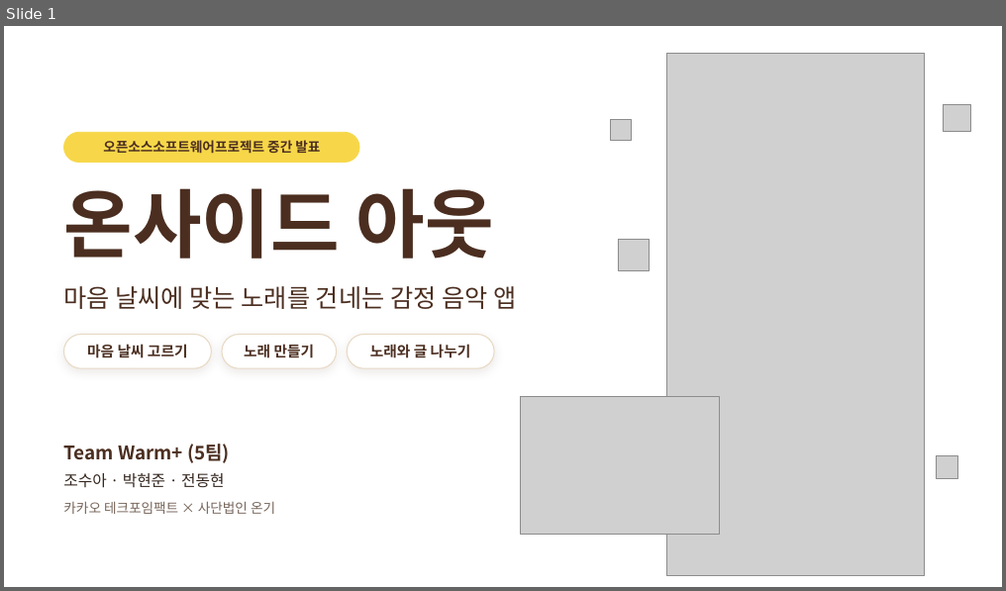
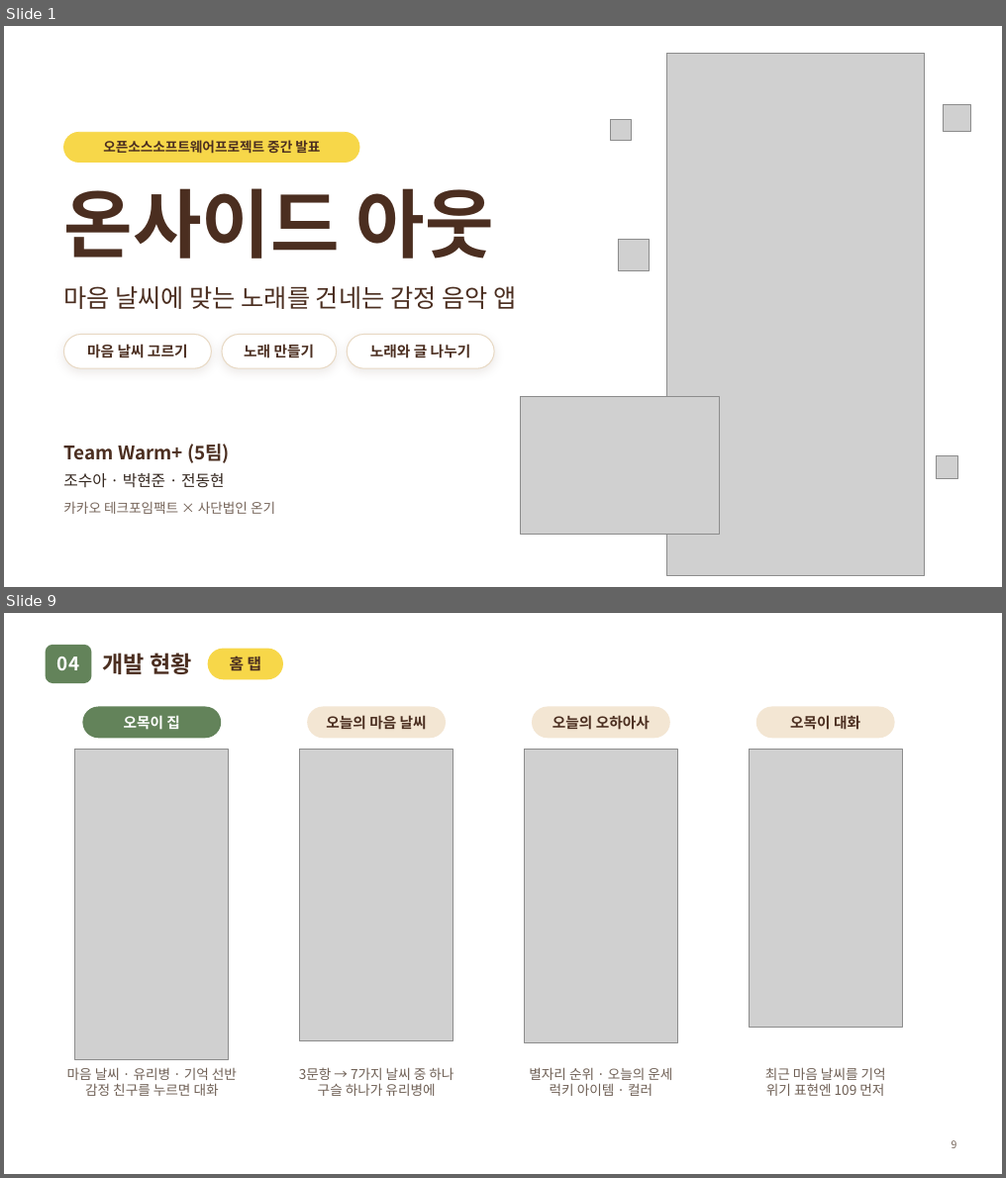
Before and after one commit to Auto-hyun/2026-2-OSSProj-Warmplus-05, a slide deck: doc/2_2_OSSProj_5_웜플러스_중간발표자료.pptx. Shown one above the other, each under a label of ours: slide 1 before the commit, slides 1 and 9 after it; the slides between them are not shown. The pictures are 1006x591 and 1006x1178 pixels, drawn with LibreOffice and Linux fonts; fonts in the diff are those of the drawing; grey boxes stand for pictures; background and template pictures are left out. Boxes give left, top, right and bottom in pixels: in the first picture for what was removed or moved away, otherwise in the second. Text is boxed around its words. In the diff, an @@ line names an element or a change of style, - is before the commit and + after.

Commit message:
docs(doc): 중간발표자료를 목차 10개 구성으로 전면 개편
- 목차를 개발 배경 → 개발 목표 → 시스템 구성 → 개발 현황 → 피드백 반영 → 대안 비교 → 개발 진행 상황 → 성과 창출 계획 → 개발환경 → 추진 일정 순서로 재구성
- 유스케이스·시스템 블록·시퀀스·ER 다이어그램을 현재 코드 기준으로 다시 작성
- 개발 현황을 홈 탭, 마음 마을 탭(노래 공방·연계), 마이페이지 탭으로 나누고 제목 옆에 탭 이름 표시
- 진행 상황(Frontend·Backend·포크 → PR 협업 방식), 성과 창출 계획, 개발환경, 추진 일정 슬라이드 추가
- 피드백 반영 내용은 틀만 작성

```diff
--- a/doc/2_2_OSSProj_5_웜플러스_중간발표자료.pptx
+++ b/doc/2_2_OSSProj_5_웜플러스_중간발표자료.pptx
@@ slide 9 added at (x1=4, y1=613, x2=1002, y2=1174), background picture (left out) @@
@@ rounded rectangle added at (x1=46, y1=645, x2=91, y2=683), fill #63835A @@
@@ text added at (x1=57, y1=657, x2=79, y2=670), 18 pt, text #FFFFFF, bold @@
+04
@@ title added at (x1=103, y1=653, x2=191, y2=674), 22 pt, text #4B2E20, bold @@
+개발 현황
@@ rounded rectangle added at (x1=208, y1=649, x2=283, y2=679), fill #F7D749 @@
@@ text added at (x1=230, y1=654, x2=261, y2=674), 15 pt, text #4B2E20, bold @@
+홈 탭
@@ rounded rectangle added at (x1=82, y1=707, x2=221, y2=738), fill #63835A @@
@@ text added at (x1=124, y1=715, x2=180, y2=730), 14 pt, text #FFFFFF, bold @@
+오목이 집
@@ rounded rectangle added at (x1=307, y1=707, x2=446, y2=738), fill #F3E6D3 @@
@@ text added at (x1=326, y1=715, x2=427, y2=730), 14 pt, text #4B2E20, bold @@
+오늘의 마음 날씨
@@ rounded rectangle added at (x1=532, y1=707, x2=670, y2=738), fill #F3E6D3 @@
@@ text added at (x1=552, y1=715, x2=649, y2=730), 14 pt, text #4B2E20, bold @@
+오늘의 오하아사
@@ rounded rectangle added at (x1=756, y1=707, x2=895, y2=738), fill #F3E6D3 @@
@@ text added at (x1=790, y1=715, x2=860, y2=730), 14 pt, text #4B2E20, bold @@
+오목이 대화
@@ picture added at (x1=75, y1=750, x2=229, y2=1059) @@
@@ picture added at (x1=300, y1=750, x2=453, y2=1042) @@
@@ picture added at (x1=525, y1=750, x2=678, y2=1044) @@
@@ picture added at (x1=748, y1=750, x2=902, y2=1027) @@
@@ text added at (x1=67, y1=1067, x2=237, y2=1096), 13 pt, text #6F6055 @@
+마음 날씨 · 유리병 · 기억 선반
+감정 친구를 누르면 대화
@@ text added at (x1=299, y1=1067, x2=453, y2=1096), 13 pt, text #6F6055 @@
+3문항 → 7가지 날씨 중 하나
+구슬 하나가 유리병에
@@ text added at (x1=529, y1=1067, x2=672, y2=1096), 13 pt, text #6F6055 @@
+별자리 순위 · 오늘의 운세
+럭키 아이템 · 컬러
@@ text added at (x1=765, y1=1067, x2=886, y2=1096), 13 pt, text #6F6055 @@
+최근 마음 날씨를 기억
+위기 표현엔 109 먼저
@@ page number added at (x1=951, y1=1141, x2=957, y2=1149), 10 pt, text #76655A @@
+9
```
Also in this commit, not shown: 6 slides changed, 14 other slides added, 21 slides removed.
